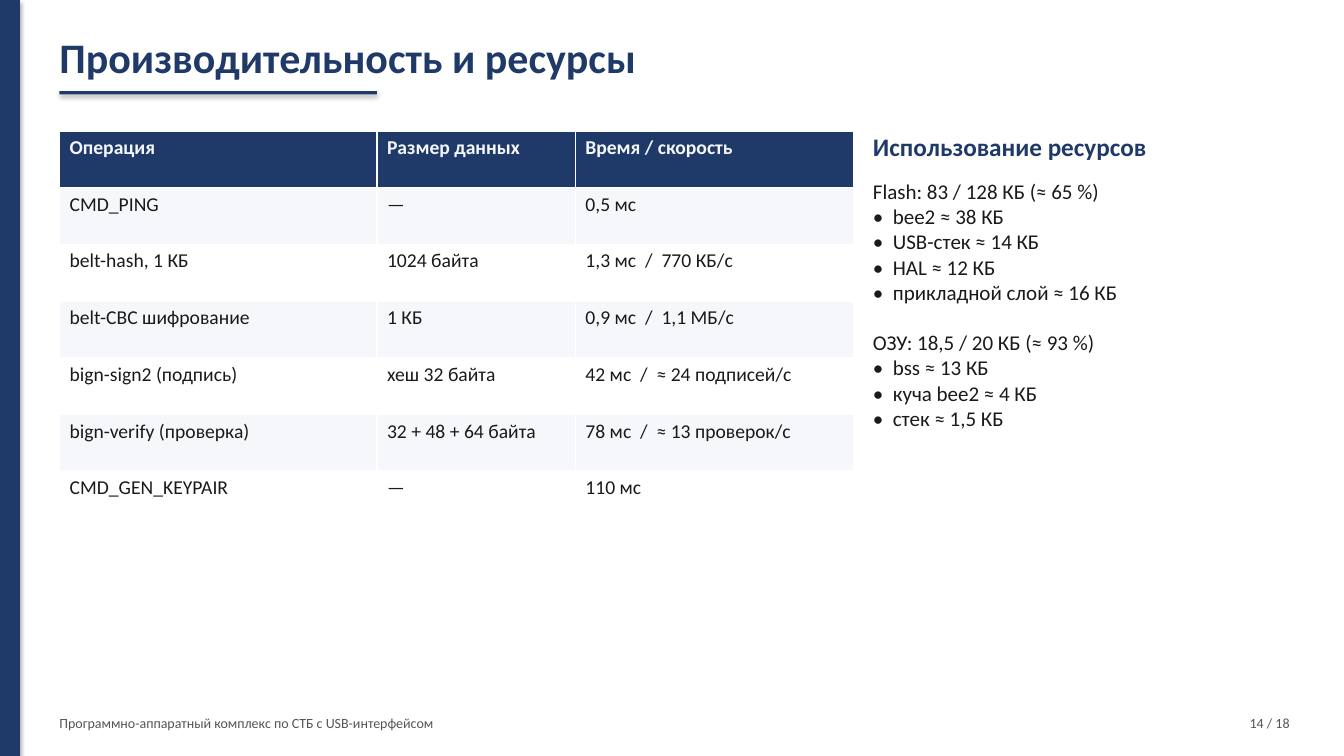
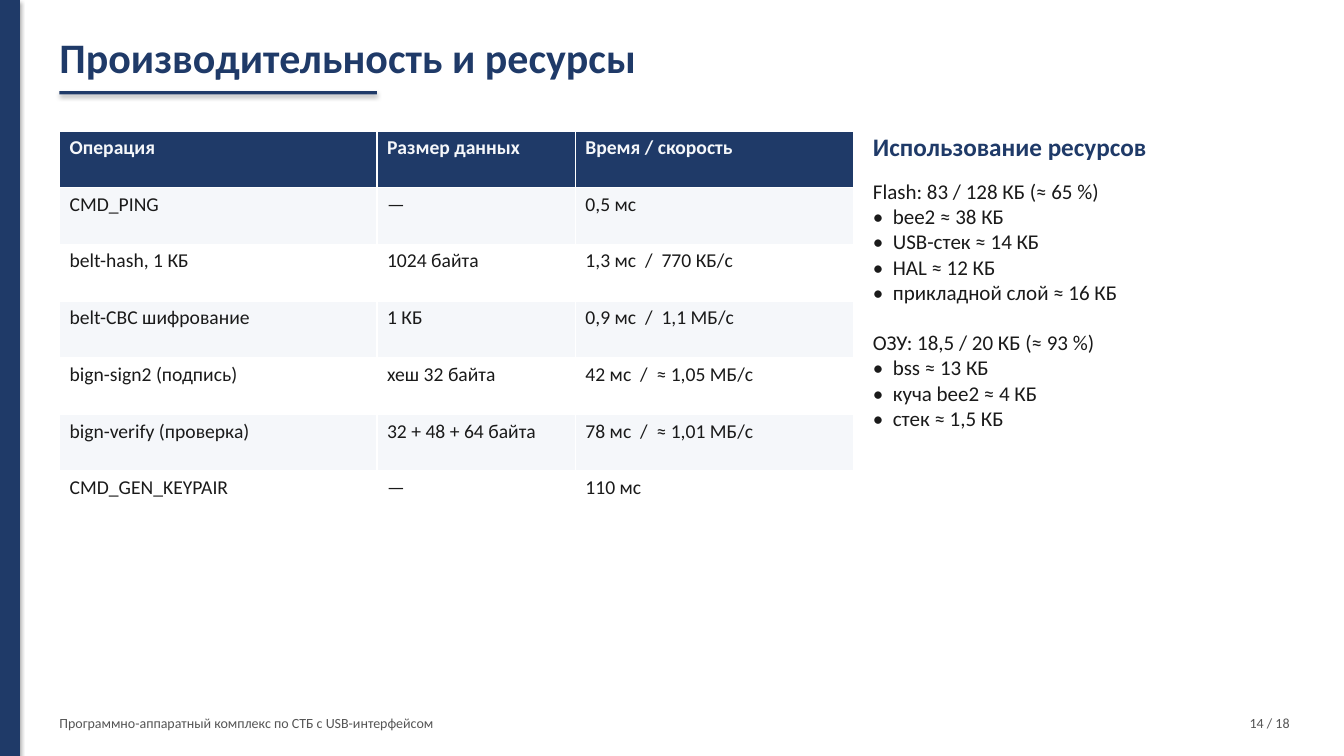
Before and after one commit to viccino2006/Cursovaya, a slide deck: slide 14 of docs/presentation.pptx. Drawn at 1344x756 pixels with LibreOffice and Linux fonts; fonts in the diff are those of the drawing. Boxes give left, top, right and bottom in pixels: in the first picture for what was removed or moved away, otherwise in the second. Text is boxed around its words. In the diff, an @@ line names an element or a change of style, - is before the commit and + after.

```diff
--- a/docs/presentation.pptx
+++ b/docs/presentation.pptx
@@ table at [59, 131, 853, 528] @@
-row 5, column 3: 42 мс / ≈ 24 подписей/с
+row 5, column 3: 42 мс / ≈ 1,05 МБ/с
-row 6, column 3: 78 мс / ≈ 13 проверок/с
+row 6, column 3: 78 мс / ≈ 1,01 МБ/с
```
Also in this commit, not shown: 1 other slide changed.
